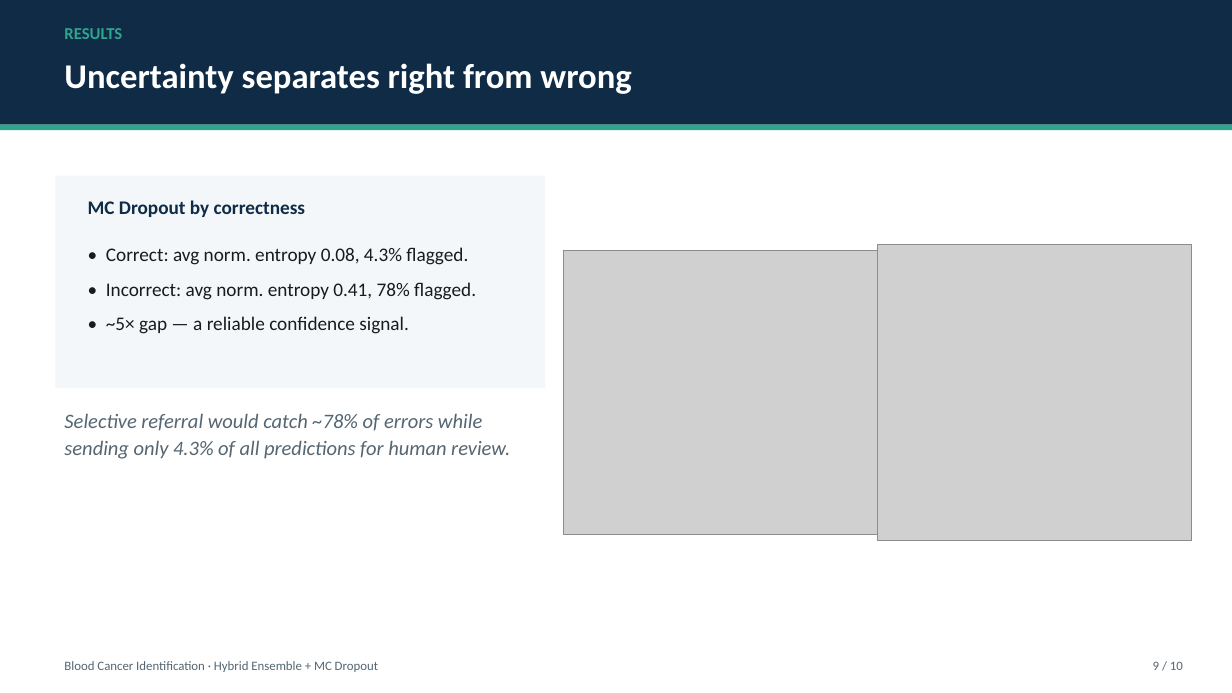
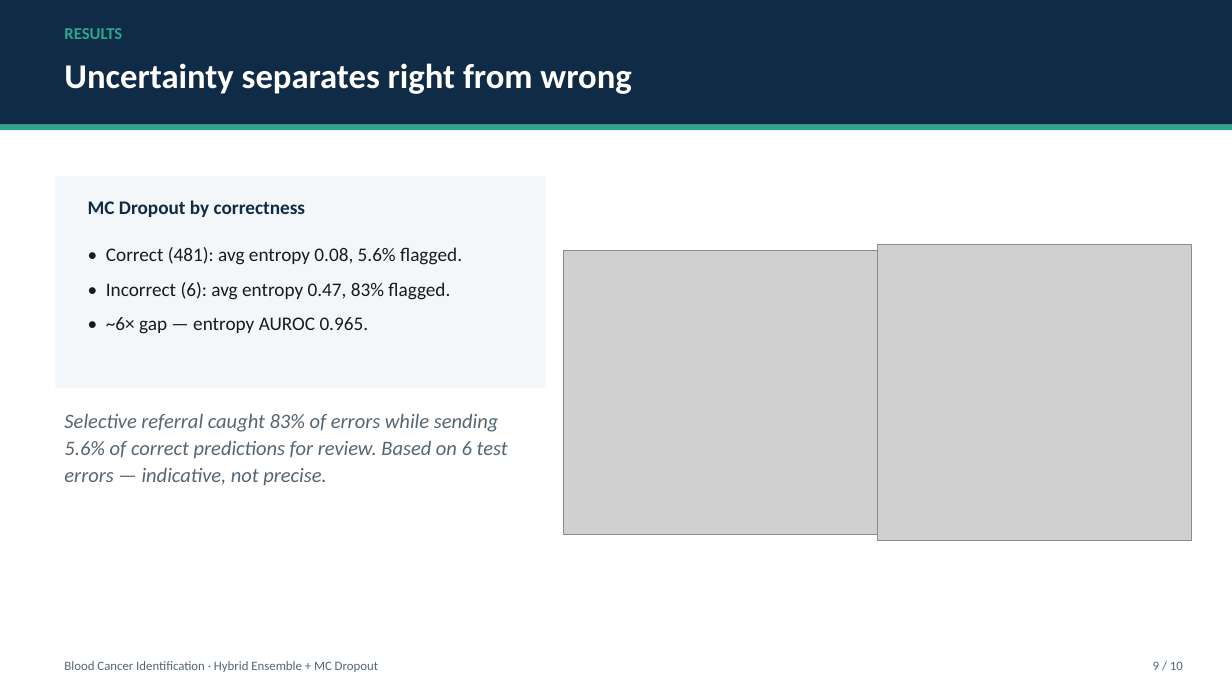
Before and after one commit to vvvvvivekkk/blood-cancer-detection, a slide deck: slide 9 of docs/presentation.pptx. Drawn at 1232x693 pixels with LibreOffice and Linux fonts; fonts in the diff are those of the drawing; grey boxes stand for pictures. Boxes give left, top, right and bottom in pixels: in the first picture for what was removed or moved away, otherwise in the second. Text is boxed around its words. In the diff, an @@ line names an element or a change of style, - is before the commit and + after.

```diff
--- a/docs/presentation.pptx
+++ b/docs/presentation.pptx
@@ text at box(106, 247, 462, 334): text changed @@
-• Correct: avg norm. entropy 0.08, 4.3% flagged.
-• Incorrect: avg norm. entropy 0.41, 78% flagged.
-• ~5× gap — a reliable confidence signal.
+• Correct (481): avg entropy 0.08, 5.6% flagged.
+• Incorrect (6): avg entropy 0.47, 83% flagged.
+• ~6× gap — entropy AUROC 0.965.
@@ text at box(64, 413, 508, 486): text changed @@
-Selective referral would catch ~78% of errors while sending only 4.3% of all predictions for human review.
+Selective referral caught 83% of errors while sending 5.6% of correct predictions for review. Based on 6 test errors — indicative, not precise.
```
Also in this commit, not shown: 4 other slides changed, 9 other files.
